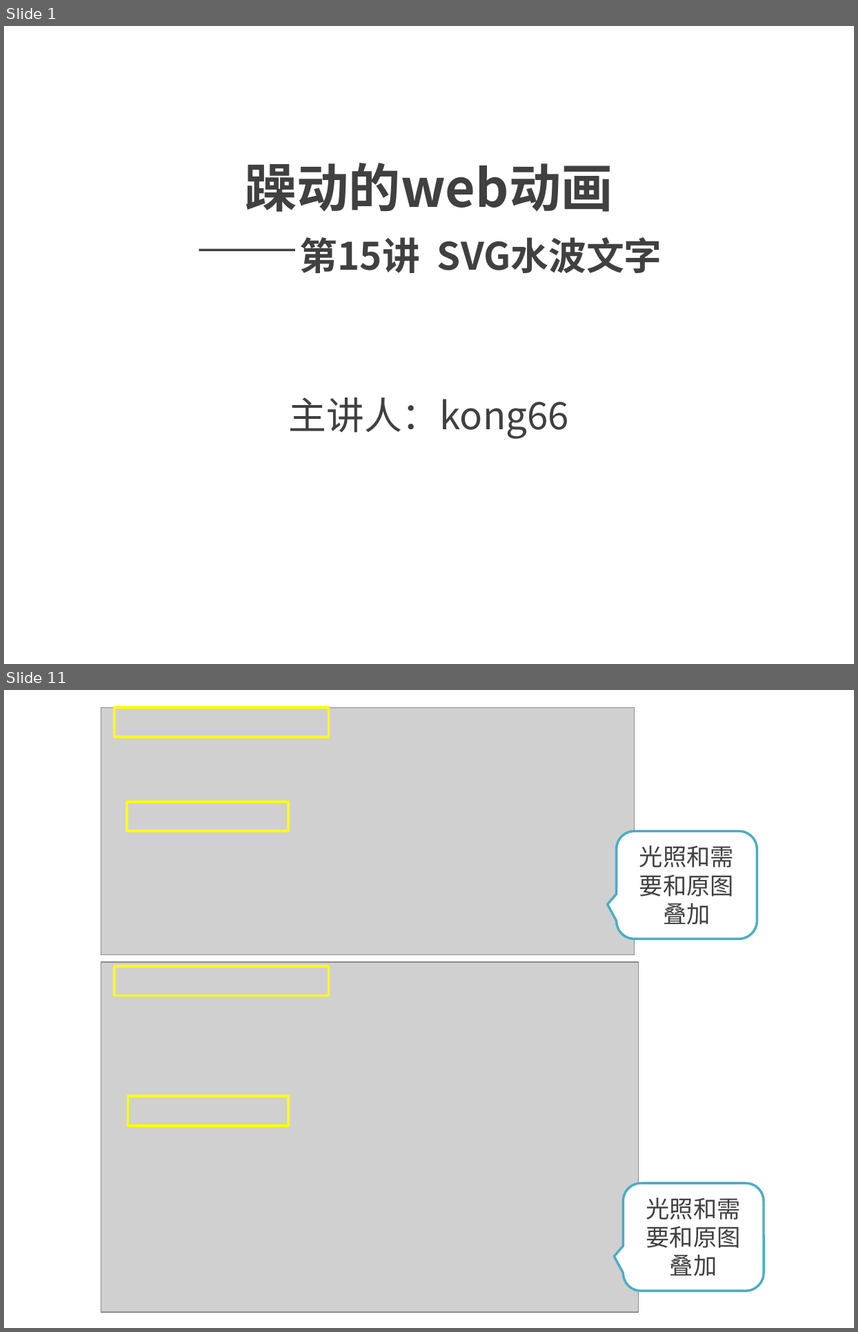
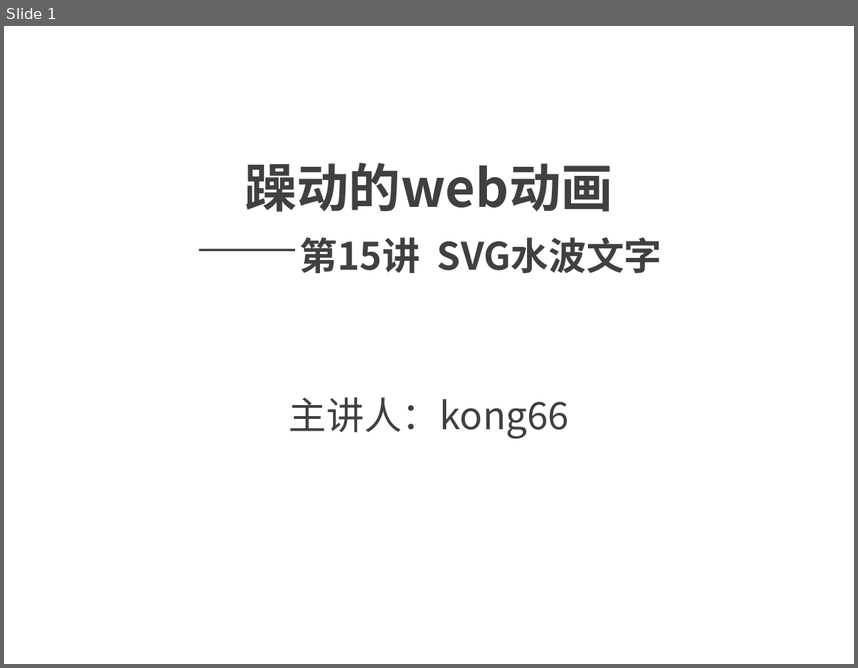
Before and after one commit to kong66/webAni, a slide deck: 15-svg-filter-text-wave/15.pptx. Shown one above the other, each under a label of ours: slides 1 and 11 before the commit, slide 1 after it; the slides between them are not shown. The pictures are 858x1332 and 858x668 pixels, drawn with LibreOffice and Linux fonts; fonts in the diff are those of the drawing; grey boxes stand for pictures. Boxes give left, top, right and bottom in pixels: in the first picture for what was removed or moved away, otherwise in the second. Text is boxed around its words. In the diff, an @@ line names an element or a change of style, - is before the commit and + after.

```diff
--- a/15-svg-filter-text-wave/15.pptx
+++ b/15-svg-filter-text-wave/15.pptx
@@ slide 11 removed at [4, 690, 854, 1328], background #FFFFFF @@
@@ picture removed at [101, 708, 634, 955] @@
@@ rectangle removed at [114, 708, 329, 738] @@
@@ rectangle removed at [128, 801, 289, 831] @@
@@ rounded speech box removed at [616, 831, 756, 939] @@
-光照和需要和原图叠加
@@ picture removed at [101, 962, 638, 1312] @@
@@ rectangle removed at [114, 966, 329, 996] @@
@@ rectangle removed at [128, 1096, 289, 1125] @@
@@ rounded speech box removed at [623, 1183, 763, 1291] @@
-光照和需要和原图叠加
```
Also in this commit, not shown: 3 slides changed, 9 slides added, 7 other slides removed, 2 other files.
